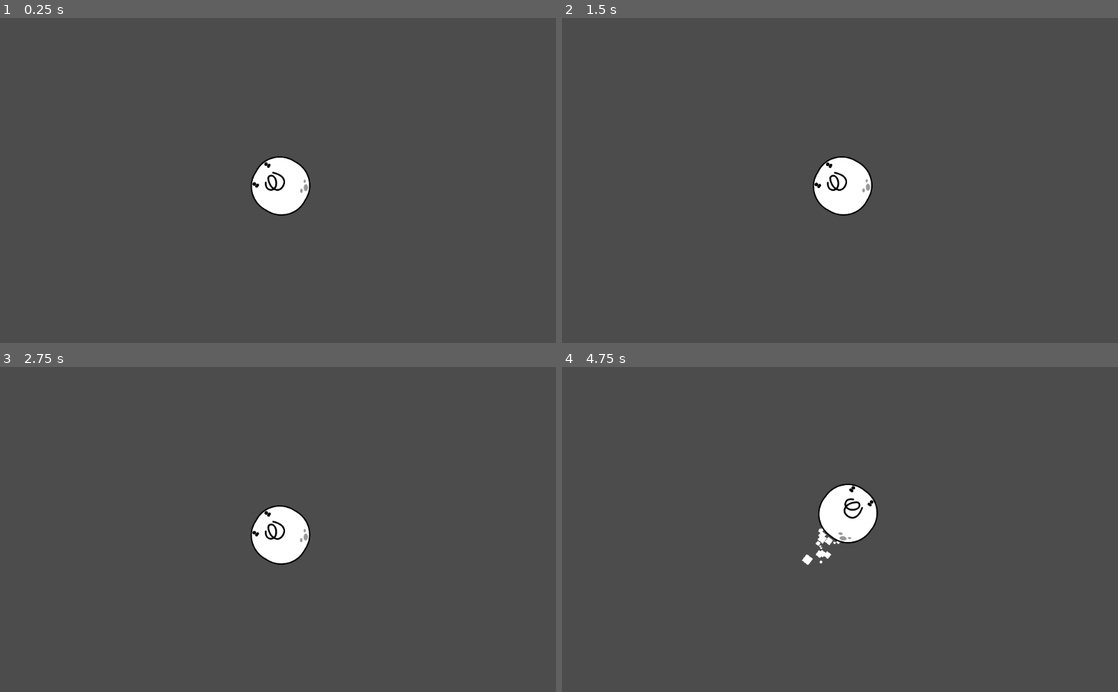
Above: before the commit, frames 1-4 (two rows, left to right).
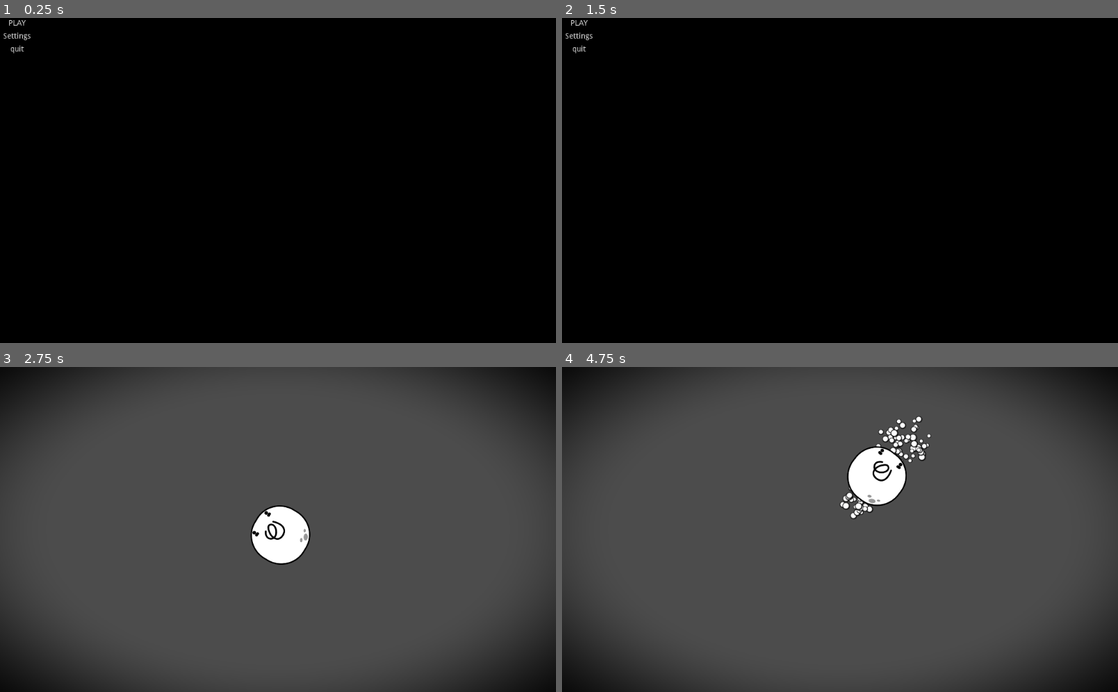
Above: after the commit, the same moments.

Repository: darnest99/Jam1
Game: Godot game, scene res://srs/World/Menu.tscn
The game is run twice, just before and just after one commit, with the same random seed, the same clock (stepped at 60 frames per second) and the same inputs. Before the commit the project starts from res://srs/World/WorldBase.tscn.
Inputs (mouse positions are in pixels of both pictures, inside the frame that each line leads up to):
- Up to frame 1 (0.25 s): no input
- Up to frame 2 (1.5 s): click (578, 37) at 0.5 s, where only the run after the commit has a clickable "Settings"; click (584, 37) at 1.25 s, where only the run after the commit has a clickable "back"
- Up to frame 3 (2.75 s): click (16, 373) at 2 s, where only the run after the commit has a clickable "PLAY"
- Up to frame 4 (4.75 s): tap Enter at 2.75 s; move the mouse to (962, 513) at 2.77 s; hold W (forward) 2.78-3.53 s; click (962, 513) at 2.85 s; tap Space (dash_press, bound only after the commit) at 3.05, 3.6, 4.55 s; move the mouse to (728, 545) at 3.52 s; click (728, 545) at 3.8 s; move the mouse to (895, 458) at 4.27 s; hold W (forward) from 4.28 s (still down); click (895, 458) at 4.35 s

The runs differ from the first frame. In frame 1, 100% of the frame differs, in the area x 0-100%, y 0-100%; in frame 2, 100%; in frame 3, 11%; in frame 4, 14%.

Commit message:
dean big update
lost more ui and particle changes

Diff:
--- a/Jam1/project.godot
+++ b/Jam1/project.godot
@@ -16,7 +16,7 @@
 [application]
 
 config/name="IamEverywhere"
-run/main_scene="res://srs/World/WorldBase.tscn"
+run/main_scene="res://srs/World/Menu.tscn"
 config/icon="res://Assets/icon.png"
 
 [input]
@@ -36,6 +36,17 @@
 "events": [ Object(InputEventMouseButton,"resource_local_to_scene":false,"resource_name":"","device":0,"alt":false,"shi …(212 unchanged characters)…
  ]
 }
+dash_press={
+"deadzone": 0.5,
+"events": [ Object(InputEventKey,"resource_local_to_scene":false,"resource_name":"","device":0,"alt":false,"shift":false,"control":false,"meta":false,"command":false,"pressed":false,"scancode":32,"unicode":0,"echo":false,"script":null)
+ ]
+}
+pause={
+"deadzone": 0.5,
+"events": [ Object(InputEventKey,"resource_local_to_scene":false,"resource_name":"","device":0,"alt":false,"shift":false,"control":false,"meta":false,"command":false,"pressed":false,"scancode":16777217,"unicode":0,"echo":false,"script":null)
+, Object(InputEventKey,"resource_local_to_scene":false,"resource_name":"","device":0,"alt":false,"shift":false,"control":false,"meta":false,"command":false,"pressed":false,"scancode":80,"unicode":0,"echo":false,"script":null)
+ ]
+}
 
 [rendering]
 
--- a/Jam1/srs/Actors/BlurbBase.gd
+++ b/Jam1/srs/Actors/BlurbBase.gd
@@ -1,26 +1,41 @@
 extends RigidBody2D
 
 
-# Declare member variables here. Examples:
-# var a = 2
-var direction
+#target is player
+var follow_target
+export var speed = 0.005
+var velocity
+
+# find target
+func _ready():
+	#set target as player
+	follow_target = get_parent().get_parent().get_child(0).get_child(0)
+
+# Called every frame. 'delta' is the elapsed time since the previous frame.
+#func _process(delta):
+#	direction = follow_target.global_position - global_position
+#	_velocity = position * SPEED * delta
+#	set_linear_velocity(direction * SPEED * delta)
+
+#create impulse toward target
+func _integrate_forces(state):
+	var direction = get_direction()
+	velocity = direction * speed
+	#delay on impulses
+	yield(get_tree().create_timer(0.1), "timeout")
+	apply_central_impulse(velocity)
 
 
-# Called when the node enters the scene tree for the first time.
-func _ready():
-	pass # Replace with function body.
+#get targets position and find direction to target
+func get_direction() -> Vector2:
+	return Vector2(
+		follow_target.global_position.x - global_position.x, follow_target.global_position.y - global_position.y
+	)
 
 
-# Called every frame. 'delta' is the elapsed time since the previous frame.
-func _process(delta):
-	direction = position.direction_to(get_parent().get_child(0).global_position)
-	apply_central_impulse(direction * -10)
-
-
+#kill blurb when hit
 func _on_Heart_area_entered(area):
 	if area.name == 'CombatArea':
 		$Particles2D.emitting = false
 		yield(get_tree().create_timer(1), "timeout")
 		queue_free()
-		print('yep')
-		print(area.name)
--- a/Jam1/srs/Actors/BlurbBase.tscn
+++ b/Jam1/srs/Actors/BlurbBase.tscn
@@ -22,11 +22,10 @@
 
 
 void vertex() {
-
 	uint seed = NUMBER + RANDOM_SEED;
 	if (RESTART) {
 		vec3 direction = vec3(rand_from_seed(seed) - 0.5, rand_from_seed(seed) - 0.5, 0);
-		float speed = rand_from_seed(seed) * 300.0;
+		float speed = rand_from_seed(seed) * 120.0;
 		VELOCITY = direction * speed;
 	}
 	else {
@@ -59,14 +58,17 @@
 
 [node name="Particles2D" type="Particles2D" parent="Blurb"]
 position = Vector2( 2.5199, -6.79962 )
-amount = 800
+amount = 400
+randomness = 1.0
 process_material = SubResource( 2 )
 texture = ExtResource( 1 )
 
 [node name="CollisionShape2D" type="CollisionShape2D" parent="Blurb"]
+visible = false
 shape = SubResource( 3 )
 
 [node name="Heart" type="Area2D" parent="Blurb"]
+visible = false
 collision_layer = 16
 collision_mask = 16
 
--- /dev/null
+++ b/Jam1/srs/Actors/ColorRect.gd
@@ -0,0 +1,27 @@
+extends ColorRect
+
+
+# Declare member variables here. Examples:
+# var a = 2
+# var b = "text"
+onready var tween = get_node("Tween")
+var mult
+var soft
+
+# Called when the node enters the scene tree for the first time.
+func _ready():
+	pass # Replace with function body.
+
+
+# Called every frame. 'delta' is the elapsed time since the previous frame.
+#func _process(delta):
+#	pass
+
+
+
+func _on_Heart_body_entered(body):
+	mult = material.get('shader_param/multiplier')
+	tween.interpolate_property(get_material(), "shader_param/multiplier", mult, mult-0.1, 0.1, Tween.TRANS_LINEAR, Tween.EASE_OUT)
+	soft = material.get('shader_param/softness')
+	tween.interpolate_property(get_material(), "shader_param/softness", soft, soft-0.1, 0.1, Tween.TRANS_LINEAR, Tween.EASE_OUT)
+	tween.start()
--- a/Jam1/srs/Actors/PlayerBase.gd
+++ b/Jam1/srs/Actors/PlayerBase.gd
@@ -4,12 +4,9 @@
 var game_over = false
 
 
-# Called when the node enters the scene tree for the first time.
-
-
-
-# Called every frame. 'delta' is the elapsed time since the previous frame.
+#Check if game is over and go to menu
 func _process(delta):
 	game_over = $KinematicBody2D.game_over
 	if game_over == true:
+		yield(get_tree().create_timer(0.1), "timeout")
 		get_tree().change_scene("res://srs/World/Menu.tscn")
--- a/Jam1/srs/Actors/PlayerBase.tscn
+++ b/Jam1/srs/Actors/PlayerBase.tscn
@@ -1,92 +1,116 @@
-[gd_scene load_steps=21 format=2]
+[gd_scene load_steps=26 format=2]
 
 [ext_resource path="res://srs/Actors/PlayerKinematicBody2D.gd" type="Script" id=1]
 [ext_resource path="res://Assets/blobguy_sprite.png" type="Texture" id=2]
 [ext_resource path="res://Assets/enemyparticle_sphere.png" type="Texture" id=3]
 [ext_resource path="res://srs/Actors/PlayerBase.gd" type="Script" id=4]
-
-[sub_resource type="ParticlesMaterial" id=1]
+[ext_resource path="res://Assets/headbuttparticle_sphere.png" type="Texture" id=5]
+[ext_resource path="res://srs/Actors/ColorRect.gd" type="Script" id=6]
+[ext_resource path="res://srs/World/PauseBase.tscn" type="PackedScene" id=7]
+
+[sub_resource type="Shader" id=1]
+code = "shader_type canvas_item;
+
+uniform vec4 color : hint_color;
+uniform float multiplier = 0.4;
+uniform float softness = 0.8;
+
+void fragment() {
+	float value = distance(UV, vec2(0.5));
+	COLOR = vec4(color.rgb, smoothstep(multiplier, softness, value));
+}"
+
+[sub_resource type="ShaderMaterial" id=2]
+shader = SubResource( 1 )
+shader_param/color = null
+shader_param/multiplier = 0.4
+shader_param/softness = 0.8
+
+[sub_resource type="ParticlesMaterial" id=3]
+lifetime_randomness = 1.0
 emission_shape = 1
-emission_sphere_radius = 42.46
+emission_sphere_radius = 55.0
 flag_disable_z = true
-spread = 180.0
-gravity = Vector3( 0, 98, 0 )
+direction = Vector3( 1, 1, 0 )
+spread = 90.0
+gravity = Vector3( 0, 0, 0 )
+initial_velocity = 1.0
 orbit_velocity = 0.0
 orbit_velocity_random = 0.0
-scale = 30.0
-scale_random = 0.95
-
-[sub_resource type="AtlasTexture" id=2]
+scale = 2.0
+scale_random = 1.0
+
+[sub_resource type="AtlasTexture" id=4]
 flags = 4
 atlas = ExtResource( 2 )
 region = Rect2( 0, 0, 275, 259 )
 
-[sub_resource type="AtlasTexture" id=3]
+[sub_resource type="AtlasTexture" id=5]
+flags = 4
+atlas = ExtResource( 2 )
+region = Rect2( 0, 0, 275, 259 )
+
+[sub_resource type="AtlasTexture" id=6]
+flags = 4
+atlas = ExtResource( 2 )
+region = Rect2( 275, 0, 275, 259 )
+
+[sub_resource type="AtlasTexture" id=7]
+flags = 4
+atlas = ExtResource( 2 )
+region = Rect2( 550, 0, 275, 259 )
+
+[sub_resource type="AtlasTexture" id=8]
 flags = 4
 atlas = ExtResource( 2 )
 region = Rect2( 0, 259, 275, 259 )
 
-[sub_resource type="AtlasTexture" id=4]
+[sub_resource type="AtlasTexture" id=9]
 flags = 4
 atlas = ExtResource( 2 )
 region = Rect2( 275, 259, 275, 259 )
 
-[sub_resource type="AtlasTexture" id=5]
+[sub_resource type="AtlasTexture" id=10]
 flags = 4
 atlas = ExtResource( 2 )
 region = Rect2( 550, 259, 275, 259 )
 
-[sub_resource type="AtlasTexture" id=6]
+[sub_resource type="AtlasTexture" id=11]
 flags = 4
 atlas = ExtResource( 2 )
 region = Rect2( 825, 259, 275, 259 )
 
-[sub_resource type="AtlasTexture" id=7]
+[sub_resource type="AtlasTexture" id=12]
 flags = 4
 atlas = ExtResource( 2 )
 region = Rect2( 1100, 259, 275, 259 )
 
-[sub_resource type="AtlasTexture" id=8]
-flags = 4
-atlas = ExtResource( 2 )
-region = Rect2( 0, 0, 275, 259 )
-
-[sub_resource type="AtlasTexture" id=9]
-flags = 4
-atlas = ExtResource( 2 )
-region = Rect2( 275, 0, 275, 259 )
-
-[sub_resource type="AtlasTexture" id=10]
-flags = 4
-atlas = ExtResource( 2 )
-region = Rect2( 550, 0, 275, 259 )
-
-[sub_resource type="SpriteFrames" id=11]
+[sub_resource type="SpriteFrames" id=13]
 animations = [ {
-"frames": [ SubResource( 2 ) ],
+"frames": [ SubResource( 4 ) ],
 "loop": true,
 "name": "idle",
 "speed": 5.0
 }, {
-"frames": [ SubResource( 3 ), SubResource( 4 ), SubResource( 5 ), SubResource( 6 ), SubResource( 7 ) ],
+"frames": [ SubResource( 5 ), SubResource( 6 ), SubResource( 7 ) ],
+"loop": true,
+"name": "walk",
+"speed": 5.0
+}, {
+"frames": [ SubResource( 8 ), SubResource( 9 ), SubResource( 10 ), SubResource( 11 ), SubResource( 12 ) ],
 "loop": true,
 "name": "dash",
 "speed": 5.0
-}, {
-"frames": [ SubResource( 8 ), SubResource( 9 ), SubResource( 10 ) ],
-"loop": true,
-"name": "walk",
-"speed": 5.0
 } ]
 
-[sub_resource type="CapsuleShape2D" id=17]
+[sub_resource type="CapsuleShape2D" id=14]
 radius = 52.9213
 height = 80.6633
 
-[sub_resource type="RectangleShape2D" id=13]
+[sub_resource type="RectangleShape2D" id=15]
 extents = Vector2( 18.4446, 73.9124 )
 
-[sub_resource type="Shader" id=14]
+[sub_resource type="Shader" id=16]
 code = "shader_type particles;
 
 
@@ -146,23 +170,42 @@
 zoom = Vector2( 2, 2 )
 smoothing_enabled = true
 
+[node name="CanvasLayer" type="CanvasLayer" parent="KinematicBody2D/Camera2D"]
+
+[node name="ColorRect" type="ColorRect" parent="KinematicBody2D/Camera2D/CanvasLayer"]
+material = SubResource( 2 )
+anchor_right = 1.0
+anchor_bottom = 1.0
+script = ExtResource( 6 )
+__meta__ = {
+"_edit_use_anchors_": false
+}
+
+[node name="Tween" type="Tween" parent="KinematicBody2D/Camera2D/CanvasLayer/ColorRect"]
+
+[node name="PauseBase" parent="KinematicBody2D/Camera2D/CanvasLayer" instance=ExtResource( 7 )]
+
 [node name="Particles2D" type="Particles2D" parent="KinematicBody2D"]
 position = Vector2( -107.145, -15.5107 )
-rotation = 1.57283
-emitting = false
-amount = 12
-lifetime = 1.3
-process_material = SubResource( 1 )
+rotation = 1.56933
+emitting = false
+amount = 30
+lifetime = 0.5
+one_shot = true
+randomness = 0.75
+local_coords = false
+process_material = SubResource( 3 )
+texture = ExtResource( 5 )
 
 [node name="AnimatedSprite" type="AnimatedSprite" parent="KinematicBody2D"]
 position = Vector2( 10.9315, 2.52258 )
-frames = SubResource( 11 )
+frames = SubResource( 13 )
 animation = "idle"
 playing = true
 
 [node name="CollisionShape2D" type="CollisionShape2D" parent="KinematicBody2D"]
 position = Vector2( 29.4313, -10.9316 )
-shape = SubResource( 17 )
+shape = SubResource( 14 )
 
 [node name="CombatArea" type="Area2D" parent="KinematicBody2D"]
 collision_layer = 16
@@ -179,27 +222,28 @@
 position = Vector2( -32.7948, -88.294 )
 emitting = false
 amount = 200
-process_material = SubResource( 15 )
+process_material = SubResource( 17 )
 texture = ExtResource( 3 )
 
 [node name="BlurbAttached2" type="Particles2D" parent="KinematicBody2D/Blurbs"]
 position = Vector2( -71.476, -58.0218 )
 emitting = false
 amount = 200
-process_material = SubResource( 15 )
+process_material = SubResource( 17 )
 texture = ExtResource( 3 )
 
 [node name="BlurbAttached3" type="Particles2D" parent="KinematicBody2D/Blurbs"]
 position = Vector2( -26.0677, 31.113 )
 emitting = false
 amount = 200
-process_material = SubResource( 15 )
+process_material = SubResource( 17 )
 texture = ExtResource( 3 )
 
 [node name="Heart" type="Area2D" parent="KinematicBody2D"]
 
 [node name="HeartCollision" type="CollisionShape2D" parent="KinematicBody2D/Heart"]
 position = Vector2( -39.522, -11.7725 )
-shape = SubResource( 16 )
+shape = SubResource( 18 )
+[connection signal="body_entered" from="KinematicBody2D/Heart" to="KinematicBody2D/Camera2D/CanvasLayer/ColorRect" method="_on_Heart_body_entered"]
 [connection signal="body_entered" from="KinematicBody2D/Heart" to="." method="_on_Heart_body_entered"]
 [connection signal="body_entered" from="KinematicBody2D/Heart" to="KinematicBody2D" method="_on_Heart_body_entered"]
--- a/Jam1/srs/Actors/PlayerKinematicBody2D.gd
+++ b/Jam1/srs/Actors/PlayerKinematicBody2D.gd
@@ -1,12 +1,14 @@
 extends KinematicBody2D
 
 export var speed = 200
-export var dash_multiplier = 50
+export var dash_multiplier = 100
+export var particle_amount = 20
 var velocity = Vector2()
 var collision = null
 var attacking = false
 var blurbs = []
 var game_over = false
+var dir
 
 func _ready():
 	blurbs = $Blurbs.get_children()
@@ -26,19 +28,19 @@
 	#Should create a variable for dash length that effects the burst time and particles
 	#Rn it kinda looks like teleportation might change
 	#The change in velocity only lasts for one frame
-	if Input.is_action_just_pressed("dash_click"):
+	if Input.is_action_just_pressed("dash_click") or Input.is_action_just_pressed("dash_press"):
 		$CombatArea/CombatCollision.disabled = false
 		$Heart/HeartCollision.disabled = true
 		attacking = true
-		#$AnimatedSprite.animation = 'dash'
-		$Particles2D.speed_scale = 10
-		$Particles2D.amount = 30
-		$Particles2D.lifetime = 2
+		$Particles2D.process_material.set('initial_velocity', 500)
+		$Particles2D.amount = particle_amount * 10
+		$Particles2D.lifetime = 0.25
 		velocity = Vector2(speed*dash_multiplier, 0).rotated(rotation)
 		$AnimatedSprite.play("dash")
 		yield($AnimatedSprite, "animation_finished")
-		$Particles2D.speed_scale = 1
-		$Particles2D.amount = 12
+		$Particles2D.lifetime = 0.5
+		$Particles2D.process_material.set('initial_velocity', 1)
+		$Particles2D.amount = particle_amount
 		velocity = Vector2(speed, 0).rotated(rotation)
 		$CombatArea/CombatCollision.disabled = true
 		yield(get_tree().create_timer(0.1), "timeout")
@@ -51,7 +53,7 @@
 
 func _physics_process(delta):
 	get_input()
-	var dir = get_global_mouse_position() - global_position
+	dir = get_global_mouse_position() - global_position
 	# Don't move if too close to the mouse pointer.
 	if dir.length() > 5:
 		rotation = dir.angle()
@@ -63,12 +65,22 @@
 				#$Blurbs/BlurbAttached1.emitting = true
 		#Then make the shaders begin emmiting
 
+
 var blurb_index = 0
 
 func _on_Heart_body_entered(body):
+	var mult
+	var soft
 	print('glug')
 	blurbs[blurb_index].emitting = true
 	blurb_index += 1
+	mult = $Camera2D/CanvasLayer/ColorRect.material.get('shader_param/multiplier')
+#	tween.interpolate_property(get_material(), "shader_param/multiplier", mult, mult-0.1, 0.1, Tween.TRANS_LINEAR, Tween.EASE_OUT)
+	$Camera2D/CanvasLayer/ColorRect.material.set('shader_param/multiplier', mult - 0.1)
+	soft = $Camera2D/CanvasLayer/ColorRect.material.get('shader_param/softness')
+#	tween.interpolate_property(get_material(), "shader_param/softness", soft, soft-0.1, 0.1, Tween.TRANS_LINEAR, Tween.EASE_OUT)
+#	tween.start()
+	$Camera2D/CanvasLayer/ColorRect.material.set('shader_param/softness', soft - 0.1)
 	if blurb_index == blurbs.size():
 		print(blurb_index)
 		print('game over')
--- /dev/null
+++ b/Jam1/srs/World/Menu.gd
@@ -0,0 +1,21 @@
+extends Control
+
+
+#make cursor visible
+func _ready():
+	Input.set_mouse_mode(Input.MOUSE_MODE_VISIBLE)
+
+
+#start game
+func _on_StartButton_pressed():
+	get_tree().change_scene("res://srs/World/WorldBase.tscn")
+
+
+#go to settings
+func _on_SettingsButton_pressed():
+	get_tree().change_scene("res://srs/World/Settings.tscn")
+
+
+#quit
+func _on_QuitButton_pressed():
+	get_tree().quit()
--- a/Jam1/srs/World/Menu.tscn
+++ b/Jam1/srs/World/Menu.tscn
@@ -1,16 +1,56 @@
 [gd_scene load_steps=2 format=2]
 
-[ext_resource path="res://Assets/icon.png" type="Texture" id=1]
+[ext_resource path="res://srs/World/Menu.gd" type="Script" id=2]
 
-[node name="Control" type="Control"]
+[node name="MenuBase" type="Control"]
+pause_mode = 2
+anchor_right = 1.0
+anchor_bottom = 1.0
+script = ExtResource( 2 )
+__meta__ = {
+"_edit_use_anchors_": false
+}
+
+[node name="MarginContainer" type="MarginContainer" parent="."]
 anchor_right = 1.0
 anchor_bottom = 1.0
 __meta__ = {
 "_edit_use_anchors_": false
 }
 
-[node name="TextureRect" type="TextureRect" parent="."]
-margin_right = 40.0
-margin_bottom = 40.0
-rect_scale = Vector2( 15.9801, 9.29798 )
-texture = ExtResource( 1 )
+[node name="ColorRect" type="ColorRect" parent="MarginContainer"]
+margin_right = 1024.0
+margin_bottom = 600.0
+color = Color( 0, 0, 0, 1 )
+
+[node name="GridContainer" type="GridContainer" parent="MarginContainer"]
+margin_right = 1024.0
+margin_bottom = 600.0
+
+[node name="StartButton" type="Button" parent="MarginContainer/GridContainer"]
+margin_right = 63.0
+margin_bottom = 20.0
+grow_horizontal = 2
+grow_vertical = 2
+text = "PLAY"
+flat = true
+
+[node name="SettingsButton" type="Button" parent="MarginContainer/GridContainer"]
+margin_top = 24.0
+margin_right = 63.0
+margin_bottom = 44.0
+text = "Settings"
+flat = true
+
+[node name="QuitButton" type="Button" parent="MarginContainer/GridContainer"]
+margin_top = 48.0
+margin_right = 63.0
+margin_bottom = 68.0
+text = "quit"
+flat = true
+[connection signal="pressed" from="MarginContainer/GridContainer/StartButton" to="." method="_on_Button_pressed"]
+[connection signal="pressed" from="MarginContainer/GridContainer/StartButton" to="." method="_on_StartButton_pressed"]
+[connection signal="toggled" from="MarginContainer/GridContainer/StartButton" to="." method="_on_StartButton_toggled"]
+[connection signal="pressed" from="MarginContainer/GridContainer/SettingsButton" to="." method="_on_SeetingsButton_pressed"]
+[connection signal="pressed" from="MarginContainer/GridContainer/SettingsButton" to="." method="_on_SettingsButton_pressed"]
+[connection signal="pressed" from="MarginContainer/GridContainer/QuitButton" to="." method="_on_QuitButton_pressed"]
--- /dev/null
+++ b/Jam1/srs/World/PauseBase.gd
@@ -0,0 +1,27 @@
+extends Control
+
+
+# Declare member variables here. Examples:
+# var a = 2
+# var b = "text"
+
+
+# Called when the node enters the scene tree for the first time.
+func _ready():
+	visible = false
+
+
+# Called every frame. 'delta' is the elapsed time since the previous frame.
+#func _process(delta):
+#	pass
+
+func _input(event):
+	if event.is_action_pressed('pause'):
+		var pause_state = not get_tree().paused
+		get_tree().paused = pause_state
+		visible = pause_state
+		Input.set_mouse_mode(Input.MOUSE_MODE_VISIBLE)
+
+
+func _on_quitButton_pressed():
+	get_tree().change_scene("res://srs/World/Menu.tscn")
--- /dev/null
+++ b/Jam1/srs/World/PauseBase.tscn
@@ -0,0 +1,42 @@
+[gd_scene load_steps=2 format=2]
+
+[ext_resource path="res://srs/World/PauseBase.gd" type="Script" id=1]
+
+[node name="PauseBase" type="Control"]
+pause_mode = 2
+anchor_right = 1.0
+anchor_bottom = 1.0
+script = ExtResource( 1 )
+__meta__ = {
+"_edit_use_anchors_": false
+}
+
+[node name="ColorRect" type="ColorRect" parent="."]
+anchor_right = 1.0
+anchor_bottom = 1.0
+color = Color( 0, 0, 0, 0.627451 )
+__meta__ = {
+"_edit_use_anchors_": false
+}
+
+[node name="saveButton" type="Button" parent="ColorRect"]
+margin_right = 85.0
+margin_bottom = 20.0
+text = "save"
+flat = true
+expand_icon = true
+__meta__ = {
+"_edit_use_anchors_": false
+}
+
+[node name="quitButton" type="Button" parent="ColorRect"]
+margin_top = 20.0
+margin_right = 85.0
+margin_bottom = 40.0
+text = "quit"
+flat = true
+expand_icon = true
+__meta__ = {
+"_edit_use_anchors_": false
+}
+[connection signal="pressed" from="ColorRect/quitButton" to="." method="_on_quitButton_pressed"]
--- /dev/null
+++ b/Jam1/srs/World/Settings.gd
@@ -0,0 +1,15 @@
+extends Control
+
+
+# Called every frame. 'delta' is the elapsed time since the previous frame.
+#func _process(delta):
+#	pass
+
+#switch to the opposite screen size as current when pressed
+func _on_FullscreenButton_pressed():
+	OS.set_window_fullscreen(!OS.window_fullscreen)
+
+
+#go back to menu
+func _on_BackButton_pressed():
+	get_tree().change_scene("res://srs/World/Menu.tscn")
--- /dev/null
+++ b/Jam1/srs/World/Settings.tscn
@@ -0,0 +1,47 @@
+[gd_scene load_steps=2 format=2]
+
+[ext_resource path="res://srs/World/Settings.gd" type="Script" id=2]
+
+[node name="SettingsBase" type="Control"]
+anchor_right = 1.0
+anchor_bottom = 1.0
+script = ExtResource( 2 )
+__meta__ = {
+"_edit_use_anchors_": false
+}
+
+[node name="MarginContainer" type="MarginContainer" parent="."]
+anchor_right = 1.0
+anchor_bottom = 1.0
+__meta__ = {
+"_edit_use_anchors_": false
+}
+
+[node name="ColorRect" type="ColorRect" parent="MarginContainer"]
+margin_right = 1024.0
+margin_bottom = 600.0
+color = Color( 0, 0, 0, 1 )
+
+[node name="GridContainer" type="GridContainer" parent="MarginContainer"]
+margin_right = 1024.0
+margin_bottom = 600.0
+
+[node name="FullscreenButton" type="Button" parent="MarginContainer/GridContainer"]
+margin_right = 78.0
+margin_bottom = 20.0
+toggle_mode = true
+text = "Fullscreen"
+flat = true
+__meta__ = {
+"_edit_use_anchors_": false
+}
+
+[node name="BackButton" type="Button" parent="MarginContainer/GridContainer"]
+margin_top = 24.0
+margin_right = 78.0
+margin_bottom = 44.0
+text = "back"
+flat = true
+[connection signal="pressed" from="MarginContainer/GridContainer/FullscreenButton" to="." method="_on_FullscreenButton_pressed"]
+[connection signal="toggled" from="MarginContainer/GridContainer/FullscreenButton" to="." method="_on_FullscreenButton_toggled"]
+[connection signal="pressed" from="MarginContainer/GridContainer/BackButton" to="." method="_on_BackButton_pressed"]
--- a/Jam1/srs/World/WorldBase.gd
+++ b/Jam1/srs/World/WorldBase.gd
@@ -1,23 +1,39 @@
 extends Node2D
 
 export (PackedScene) var mob_scene
+export var spawn_distance = 1000
 
 
 func _ready():
-	pass
+	#Hide cursor
+	Input.set_mouse_mode(Input.MOUSE_MODE_HIDDEN)
+
 # Called every frame. 'delta' is the elapsed time since the previous frame.
 #func _process(delta):
 #	pass
 
 
 func _on_MobTimer_timeout():
+	#random seed
 	randomize()
+	#Get all spawn positions
 	var spawnPoints = $SpawnPositions.get_children()
+	#instance the mob
 	var mob = mob_scene.instance()
 	for point in spawnPoints:
-		var spawnIndex = randi() % spawnPoints.size()
-		var spawnPoint = spawnPoints[spawnIndex]
-		spawnPoints.remove(spawnIndex)
-		var pos = spawnPoint.global_position
-		add_child(mob)
-		mob.global_position = pos
+		#check if the point is near to player
+		if distanceTo($PlayerBase.get_child(0), point) < spawn_distance:
+			#I don't understand what I did here
+			var spawnIndex = randi() % spawnPoints.size()
+			var spawnPoint = spawnPoints[spawnIndex]
+			spawnPoints.remove(spawnIndex)
+			#get position of spawn point
+			var pos = spawnPoint.global_position
+			#add instanced mob at position of spawn point
+			add_child(mob)
+			mob.global_position = pos
+
+#find distance between 2 nodes
+func distanceTo(targetNode, thisNode):
+	var a=Vector2(targetNode.position - thisNode.position)
+	return sqrt((a.x * a.x) + (a.y * a.y))
--- a/Jam1/srs/World/WorldBase.tscn
+++ b/Jam1/srs/World/WorldBase.tscn
@@ -1,22 +1,14 @@
-[gd_scene load_steps=5 format=2]
+[gd_scene load_steps=4 format=2]
 
 [ext_resource path="res://srs/Actors/PlayerBase.tscn" type="PackedScene" id=1]
 [ext_resource path="res://srs/Actors/BlurbBase.tscn" type="PackedScene" id=2]
 [ext_resource path="res://srs/World/WorldBase.gd" type="Script" id=3]
-
-[sub_resource type="TileSet" id=1]
 
 [node name="WorldBase" type="Node2D"]
 script = ExtResource( 3 )
 mob_scene = ExtResource( 2 )
 
 [node name="PlayerBase" parent="." instance=ExtResource( 1 )]
-
-[node name="Navigation2D" type="Navigation2D" parent="."]
-
-[node name="TileMap" type="TileMap" parent="Navigation2D"]
-tile_set = SubResource( 1 )
-format = 1
 
 [node name="FPSlabel" type="Label" parent="."]
 margin_left = 901.679
Binary file added: Jam1/Assets/black.png
Not shown, added: Jam1/Assets/black.png.import
Not shown, added: Jam1/Assets/headbuttparticle_sphere.png.import
Not shown: 2 places in Jam1/srs/Actors/PlayerBase.tscn that only renumber resources
